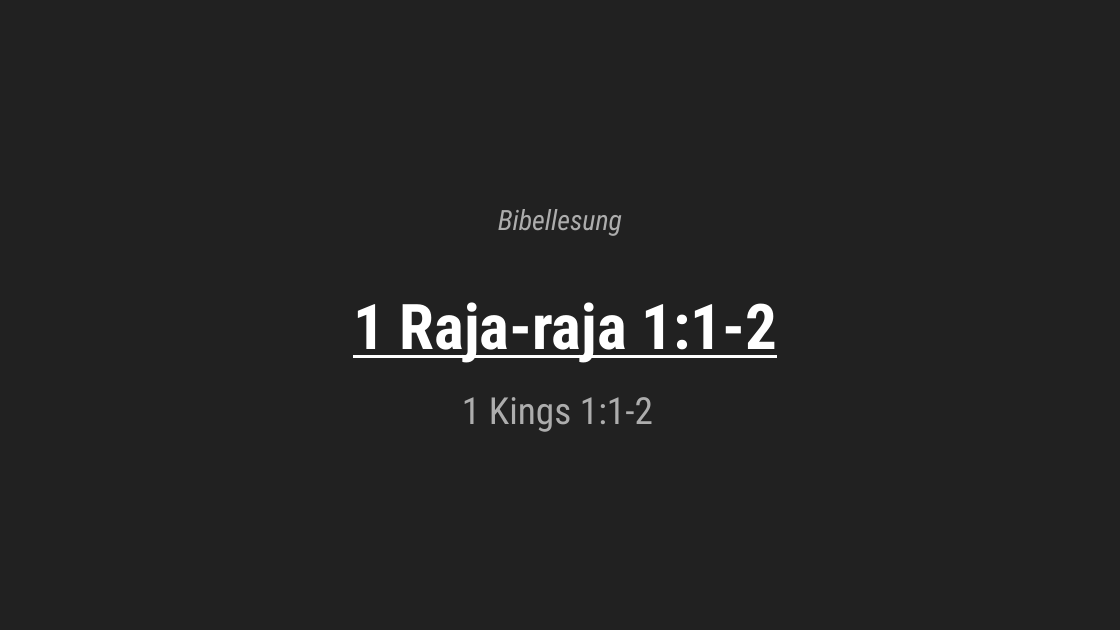
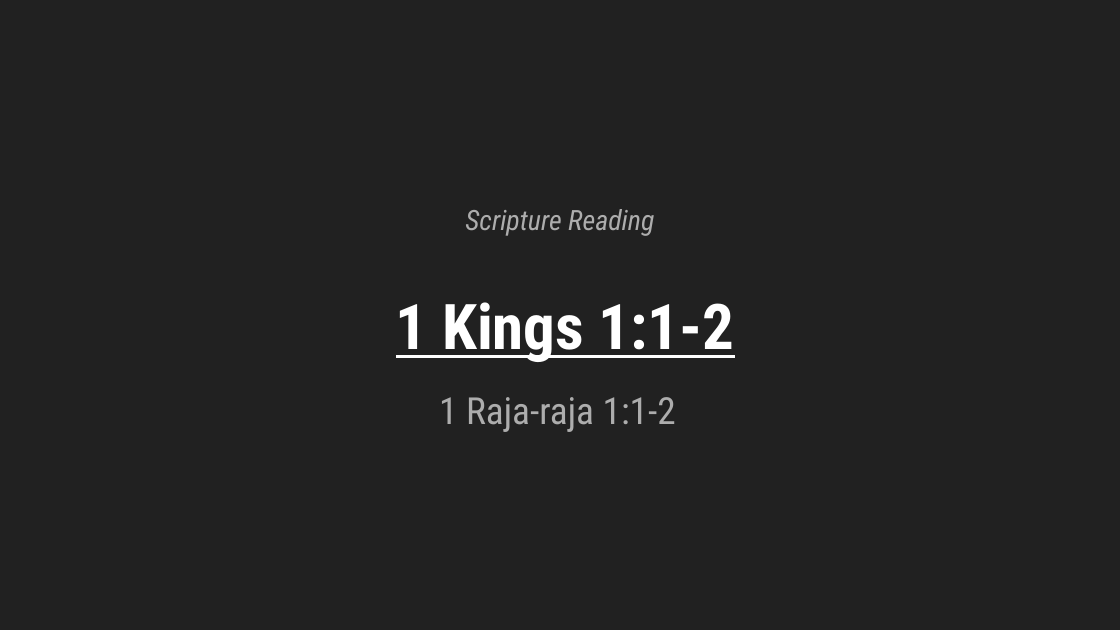
Before and after one commit to stepkurniawan/grii_hamburg_slidemaker, a slide deck: slide 21 of Output/20250323.pptx. Drawn at 1120x630 pixels with LibreOffice and Linux fonts; fonts in the diff are those of the drawing. Boxes give left, top, right and bottom in pixels: in the first picture for what was removed or moved away, otherwise in the second. Text is boxed around its words. In the diff, an @@ line names an element or a change of style, - is before the commit and + after.

```diff
--- a/Output/20250323.pptx
+++ b/Output/20250323.pptx
@@ text at [465, 209, 654, 236]: text changed @@
-Bibellesung
+Scripture Reading
@@ text at [396, 302, 735, 362]: text changed @@
-1 Raja-raja 1:1-2
+1 Kings 1:1-2
@@ text at [439, 397, 676, 432]: text changed @@
-1 Kings 1:1-2
+1 Raja-raja 1:1-2
```
Also in this commit, not shown: 2 other slides changed, 1 slide removed, 1 other file.
